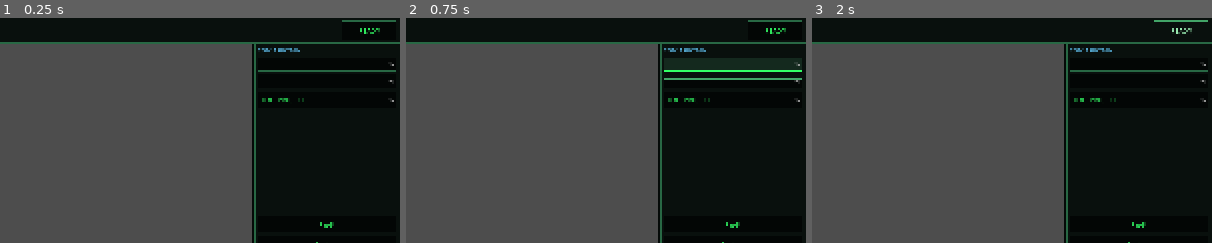
Above: before the commit, frames 1-3 (left to right).
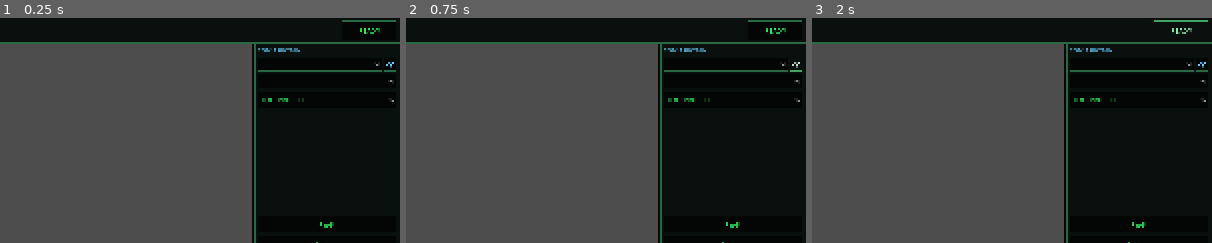
Above: after the commit, the same moments.

Repository: salmon85/cc2
Game: Godot game, scene res://scenes/client/GameClient.tscn
The game is run twice, just before and just after one commit, with the same random seed, the same clock (stepped at 60 frames per second) and the same inputs. This scene is started directly instead of the project's main scene.
Inputs (mouse positions are % of the whole screen's width and height, from its top left):
- Up to frame 1 (0.25 s): no input
- Up to frame 2 (0.75 s): click (99, 10) at 0.52 s
- Up to frame 3 (2 s): click "READY" at 1.25 s
The pictures show only the part of the screen within x 50-100%, y 0-50%; the shares and areas given below are measured in that part.

The runs differ from the first frame. In frame 1, less than 0.1% of the frame differs, in the area x 94-99%, y 19-24%; in frame 2, 2.4%, in the area x 64-99%, y 17-28%; in frame 3, less than 0.1%.
Error in both runs: Invalid call. Nonexistent function 'is_ready_flagged' in base 'Nil'. (res://src/client/top_bar.gd:148)

Commit message:
feat: add an eye button beside the build menu to jump to the colony
Choosing a row in the construction dropdown already moved the map, but a
one-colony empire cannot use it: a single-entry list has no row to choose, so
select() moves the highlight and emits nothing. A player who had panned away
had no way back short of framing the whole system again.

The eye is that move on demand. It reads the selector's entry rather than
selected_planet, so it agrees with the dropdown about what "this colony" means;
reading the controller's selection instead would make it chase a map click and
take the player to whatever world they had just clicked away from.

The icon is drawn, not typed. The chrome here is built entirely in code with no
texture pipeline, and the fallback font carries no eye codepoint -- U+1F441 is
an emoji and needs an emoji font, so a text button wearing one renders a tofu
box in the default theme. Two quadratic arcs make the almond, so it reads as an
eye rather than a dot at 16 pixels; rasterised at 16, 20, 26 and 40 to check.

The existing snap test asserted "on the planet, or the camera moved at all",
and the second half is satisfied by any drift whatsoever -- it would have
passed against a snap that went to the wrong world entirely. Tightened to land
exactly on the chosen world, which needed the zoom handled: at the default
framing the whole system is already on screen, the camera's range collapses to
the centre of the field, and there is nowhere for it to go. That is correct --
you cannot pan somewhere the map already covers -- but it means the snap is
visibly a no-op until the player has zoomed in. Worth knowing when testing by
hand. is_planet_visible asserts the claim that does hold at every zoom.

Co-Authored-By: Claude Opus 4.8 (1M context) <noreply@anthropic.com>

Diff:
--- /dev/null
+++ b/src/client/eye_button.gd
@@ -0,0 +1,54 @@
+extends Button
+class_name EyeButton
+## A button that draws an eye rather than printing one.
+##
+## The icon is geometry, not a glyph or an asset. Two reasons, both about this project
+## specifically: the UI is built entirely in code with no texture pipeline for chrome (the one
+## generated-texture path, `PlanetVisuals.export_texture`, exists to give each world a stable
+## procedural sprite, which is a different job), and the fallback font carries no eye
+## codepoint -- U+1F441 is an emoji and needs an emoji font, so a text button wearing one
+## renders a tofu box in the default theme.
+##
+## Drawing it means the glyph is a real vector at whatever size the theme gives the button, so
+## it stays sharp beside the dropdown and cannot drift out of step with the rest of the chrome.
+##
+## Everything button-shaped -- hover, press, disabled dimming, tooltip, focus -- is inherited,
+## because this *is* a Button and only `_draw` is added.
+
+## How the icon sits inside the button: a fraction of the shorter edge.
+const ICON_FILL := 0.62
+
+## Closed outline thickness, in pixels, kept readable down to a 16-pixel button.
+const STROKE := 1.5
+
+
+func _draw() -> void:
+	var extent := minf(size.x, size.y) * ICON_FILL
+	if extent <= 2.0:
+		return
+	var centre := size * 0.5
+	var half_w := extent * 0.5
+	var half_h := extent * 0.26
+	var colour := CC2Theme.PHOSPHOR_DIM if disabled else (
+		CC2Theme.WHITE_DIM if is_hovered() else CC2Theme.CYAN)
+
+	# The almond, from two quadratic arcs meeting at the corners. A plain ellipse would be
+	# cheaper and reads as a dot at 16 pixels; the corners are what make it an eye.
+	var outline := PackedVector2Array()
+	for i in 17:
+		outline.append(_quad(
+			centre + Vector2(-half_w, 0.0), centre + Vector2(0.0, -2.0 * half_h),
+			centre + Vector2(half_w, 0.0), float(i) / 16.0))
+	for i in range(1, 17):
+		outline.append(_quad(
+			centre + Vector2(half_w, 0.0), centre + Vector2(0.0, 2.0 * half_h),
+			centre + Vector2(-half_w, 0.0), float(i) / 16.0))
+	draw_polyline(outline, colour, STROKE, true)
+	draw_circle(centre, maxf(1.0, extent * 0.12), colour)
+
+
+## One point of a quadratic Bezier. Control point `mid` is placed at twice the bulge the
+## curve should reach, because the curve only ever gets halfway to it at `t = 0.5`.
+static func _quad(from: Vector2, mid: Vector2, to: Vector2, t: float) -> Vector2:
+	var u := 1.0 - t
+	return u * u * from + 2.0 * u * t * mid + t * t * to
--- a/src/client/galaxy_map.gd
+++ b/src/client/galaxy_map.gd
@@ -767,6 +767,30 @@
 	return Vector2.ZERO if _camera == null else _camera.position
 
 
+## Whether a world is inside the visible rectangle right now.
+##
+## Exists because "focus this planet" and "the camera is exactly on this planet" are not the
+## same claim, and only the first is always true. At the default framing the whole system is
+## on screen, the camera's range collapses to the centre of the field, and every world is
+## already visible -- so the camera cannot move onto any of them and must not pretend to.
+## A test asserting the exact position would be asserting something the player cannot have
+## either; this says what they actually got.
+func is_planet_visible(planet_index: int) -> bool:
+	if _camera == null or _controller == null or _controller.galaxy == null:
+		return false
+	var planet: PlanetState = _controller.galaxy.planet(planet_index)
+	if planet == null:
+		return false
+	var view := _sub_viewport.size if _sub_viewport != null else Vector2i(640, 480)
+	var half := Vector2(float(view.x), float(view.y)) * 0.5 / maxf(0.0001, _camera.zoom.x)
+	return Rect2(_camera.position - half, half * 2.0).has_point(planet.position)
+
+
+## The camera's zoom level, so a test can put the map somewhere the camera can actually pan.
+func camera_zoom() -> Vector2:
+	return Vector2.ONE if _camera == null else _camera.zoom
+
+
 ## Whether every in-transit fleet's path is drawn.
 func flight_paths_enabled() -> bool:
 	return _view.flight_paths_enabled()
--- a/src/client/macro_panel.gd
+++ b/src/client/macro_panel.gd
@@ -27,6 +27,9 @@
 var _build_selector: OptionButton = null
 var _build_info: Label = null
 var _colony_selector: OptionButton = null
+
+## The eye beside the colony dropdown: centre the map on the current build target on demand.
+var _focus_button: EyeButton = null
 
 ## The interactive construction progress bar. Clicking it raises `construction_boosted`,
 ## which opens the boost modal.
@@ -133,7 +136,26 @@
 	_colony_selector.tooltip_text = "Colony to build in"
 	_colony_selector.focus_mode = Control.FOCUS_NONE
 	_colony_selector.item_selected.connect(_on_colony_selected)
-	col.add_child(_colony_selector)
+	_colony_selector.size_flags_horizontal = Control.SIZE_EXPAND_FILL
+
+	# The eye, beside it, because the dropdown's own selection event is not always available.
+	#
+	# Choosing a row moves the map onto that world, which is the point of building here being
+	# one gesture. But with a single colony there is no row to choose: the list has one entry,
+	# `select()` moves the highlight and emits nothing, and the player has no way to bring
+	# their own world back into view after panning away from it. The button is the same move
+	# on demand, so a one-colony empire is not worse off than a four-colony one.
+	_focus_button = EyeButton.new()
+	_focus_button.tooltip_text = "Show this colony on the map"
+	_focus_button.focus_mode = Control.FOCUS_NONE
+	_focus_button.custom_minimum_size = Vector2(26, 0)
+	_focus_button.pressed.connect(_on_focus_pressed)
+
+	var colony_row := HBoxContainer.new()
+	colony_row.add_theme_constant_override("separation", 4)
+	colony_row.add_child(_colony_selector)
+	colony_row.add_child(_focus_button)
+	col.add_child(colony_row)
 
 	_build_selector = OptionButton.new()
 	_build_selector.tooltip_text = "Structure to queue"
@@ -293,6 +315,10 @@
 		# so any write would immediately re-enter `refresh` and stomp whatever the player
 		# just selected on the map or in the inspector.
 	_colony_selector.disabled = _colony_selector.item_count == 0
+	# The eye has nothing to aim at when there is no colony to build in, and says so rather
+	# than pressing to nothing.
+	if _focus_button != null:
+		_focus_button.disabled = _colony_selector.item_count == 0
 	_rebuilding = false
 
 
@@ -675,6 +701,22 @@
 	snap_camera_to(planet_index)
 
 
+## The eye was pressed. Take the player to the colony they are building in.
+##
+## The *selector's* entry rather than `selected_planet`, so the button and the dropdown agree
+## about what "this colony" means. Reading the controller's selection instead would make the
+## button chase a map click: the player could click a rival's world, and pressing the eye to
+## come home would then take them to the world they had just clicked away from.
+func _on_focus_pressed() -> void:
+	if _focus_button == null or _controller == null:
+		return
+	var planet_index := _colony_at(_colony_selector.selected)
+	if planet_index < 0:
+		return
+	_controller.select_planet(planet_index)
+	snap_camera_to(planet_index)
+
+
 func _on_build_selected(_index: int) -> void:
 	if _rebuilding:
 		return
@@ -807,6 +849,11 @@
 
 func colony_selector() -> OptionButton:
 	return _colony_selector
+
+
+## The eye beside the colony dropdown, for centring the map on the build target.
+func focus_button() -> EyeButton:
+	return _focus_button
 
 
 ## The structure progress bar. Clicking it opens the metal-allocation dialog.
--- a/tests/test_gui_integration.gd
+++ b/tests/test_gui_integration.gd
@@ -4250,18 +4250,96 @@
 	if other == null:
 		sup.ok(false, "the player has a second colony to select")
 		return
+	# Zoom in first, because at the default framing the whole system is already on screen.
+	#
+	# The camera's range collapses to the centre of the field when the viewport is wider
+	# than the map, so there is nowhere for it to go and every world is visible regardless.
+	# That is correct -- you cannot pan to somewhere the whole map already covers -- but it
+	# means a snap tested at that zoom proves nothing either way. Zoomed in, the promise is
+	# exact: the camera goes to the world, and not to some other one.
+	_client.map.camera().zoom = Vector2(6.0, 6.0)
+	var zoom_before := _client.map.camera_zoom()
 	c.select_planet(colony.index)
-	var before := _client.map.camera_position()
 	_client.macros.colony_selector().select(
 		_client.macros.colony_selector().item_count - 1)
 	_client.macros.colony_selector().emit_signal("item_selected",
 		_client.macros.colony_selector().item_count - 1)
 	var after := _client.map.camera_position()
-	sup.ok(after.is_equal_approx(other.position) or before != after,
+	# Strictly where it landed, not merely "somewhere else".
+	#
+	# The old assertion was `on it, or the camera moved at all`, and the second half is
+	# satisfied by any drift whatsoever -- so it would have passed against a snap that went to
+	# the wrong world entirely, which is the failure this step exists to catch. Choosing a
+	# colony in the build menu has to bring *that* world into view.
+	sup.ok(after.is_equal_approx(other.position),
 		"choosing a colony in the dropdown moves the map onto it",
-		"before=%s after=%s want=%s" % [str(before), str(after), str(other.position)])
-	# Left as the player had it: the snap is a move, not a re-frame.
+		"after=%s want=%s" % [str(after), str(other.position)])
+	sup.ok(_client.map.is_planet_visible(other.index), "which brings it into view")
+	# A snap is a move, not a re-frame: the scale the player was working at is theirs.
+	sup.eq(_client.map.camera_zoom(), zoom_before, "and it leaves the zoom alone")
+	# Left as the player had it.
 	sup.eq(c.selected_planet, other.index, "and selects it")
+
+	# --- the eye beside the dropdown ---------------------------------------------
+	# The same move on demand. Its reason to exist is the one-colony case, which the
+	# dropdown cannot serve: a single-entry list has no row to choose, so `select()` moves
+	# the highlight and emits nothing, and a player who has panned away has no way back.
+	var eye := _client.macros.focus_button()
+	sup.ok(eye != null, "there is an eye button beside the colony dropdown")
+	if eye == null:
+		return
+	sup.eq(eye.get_parent(), _client.macros.colony_selector().get_parent(),
+		"sharing a row with the dropdown rather than sitting on its own line")
+	sup.ok(eye.custom_minimum_size.x > 0.0, "and it reserves room for the glyph")
+	sup.ok(not eye.disabled, "and it is live while there is a colony to show")
+
+	# Pan the map somewhere else entirely, then press it.
+	_client.map.camera().position = other.position + Vector2(900.0, 600.0)
+	sup.ok(not _client.map.is_planet_visible(other.index),
+		"the map has been moved off the colony by hand")
+	eye.emit_signal("pressed")
+	sup.ok(_client.map.camera_position().is_equal_approx(other.position),
+		"and the eye brings the build target back into view",
+		"after=%s want=%s" % [
+			str(_client.map.camera_position()), str(other.position)])
+
+	# The eye follows the dropdown, not the last thing clicked on the map. Otherwise the
+	# button would take the player to whatever world they had just clicked away from, which
+	# is the opposite of a "go home" control.
+	var first: PlanetState = null
+	for p in c.player_colonies():
+		if first == null:
+			first = p
+		if p.index != other.index:
+			c.select_planet(p.index)
+			break
+	if first != null and first.index != other.index:
+		_client.macros.colony_selector().select(0)
+		_client.macros.colony_selector().emit_signal("item_selected", 0)
+		_client.map.camera().position = first.position + Vector2(1500.0, 1100.0)
+		eye.emit_signal("pressed")
+		sup.ok(_client.map.camera_position().is_equal_approx(first.position),
+			"and it goes where the dropdown says, not where the map was last clicked",
+			"after=%s want=%s" % [
+				str(_client.map.camera_position()), str(first.position)])
+
+	# One colony: the case the button is really for. The dropdown cannot fire here, so the
+	# eye is the only way home.
+	var solo := _galaxy_probe(c)
+	if solo != null:
+		_client.macros.colony_selector().clear()
+		_client.macros.colony_selector().add_item(solo.name)
+		_client.macros.colony_selector().set_item_metadata(0, solo.index)
+		_client.macros.colony_selector().select(0)
+		sup.eq(_client.macros.colony_selector().item_count, 1,
+			"the build menu is left with a single colony to choose from")
+		_client.map.camera().position = solo.position + Vector2(1500.0, 1100.0)
+		_client.macros.focus_button().emit_signal("pressed")
+		sup.ok(_client.map.camera_position().is_equal_approx(solo.position),
+			"and the eye still takes the player there",
+			"after=%s want=%s" % [
+				str(_client.map.camera_position()), str(solo.position)])
+
 	_client.macros.refresh()
 
 	# An unclaimed world reports nothing it does not have -- once the player is close enough
@@ -5116,6 +5194,16 @@
 	return "(%s)" % Format.signed(delta, 0)
 
 
+## A planet the empire owns, for a fixture that wants one specific world.
+##
+## Named for what it is rather than reaching for `_first_colony`, because the single-colony
+## case needs a body it can put on the board without disturbing the suite's own colonies.
+func _galaxy_probe(c: SessionController) -> PlanetState:
+	for p in c.player_colonies():
+		return p
+	return null
+
+
 func _signed_in(row: String) -> float:
 	var open := row.find("(")
 	var close := row.rfind(")")
